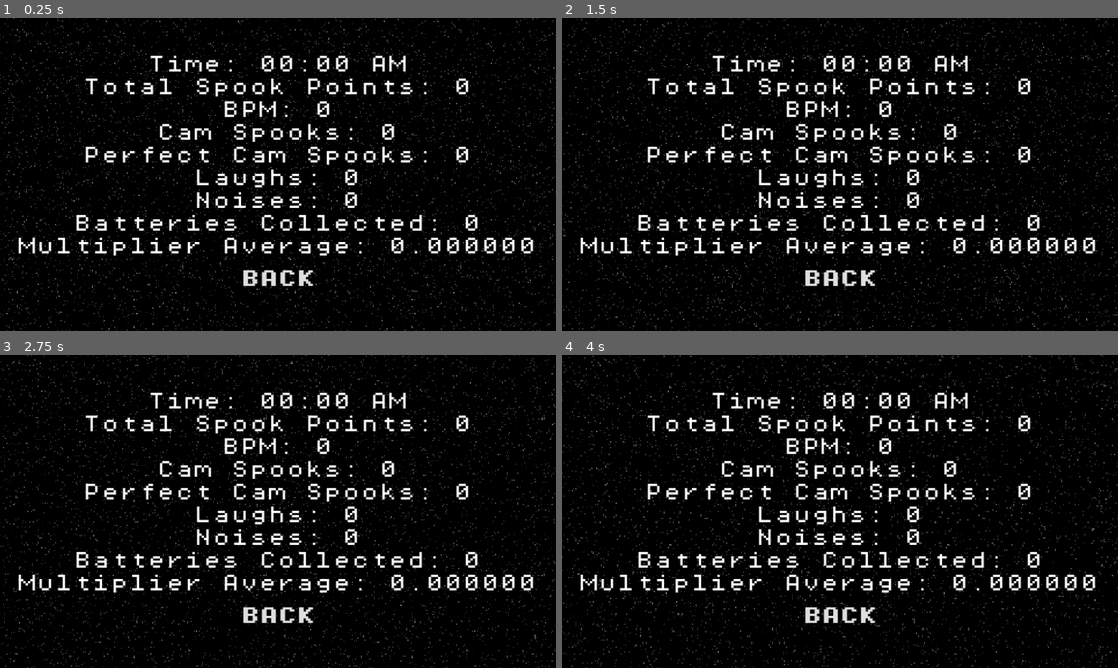
Above: before the commit, frames 1-4 (two rows, left to right).
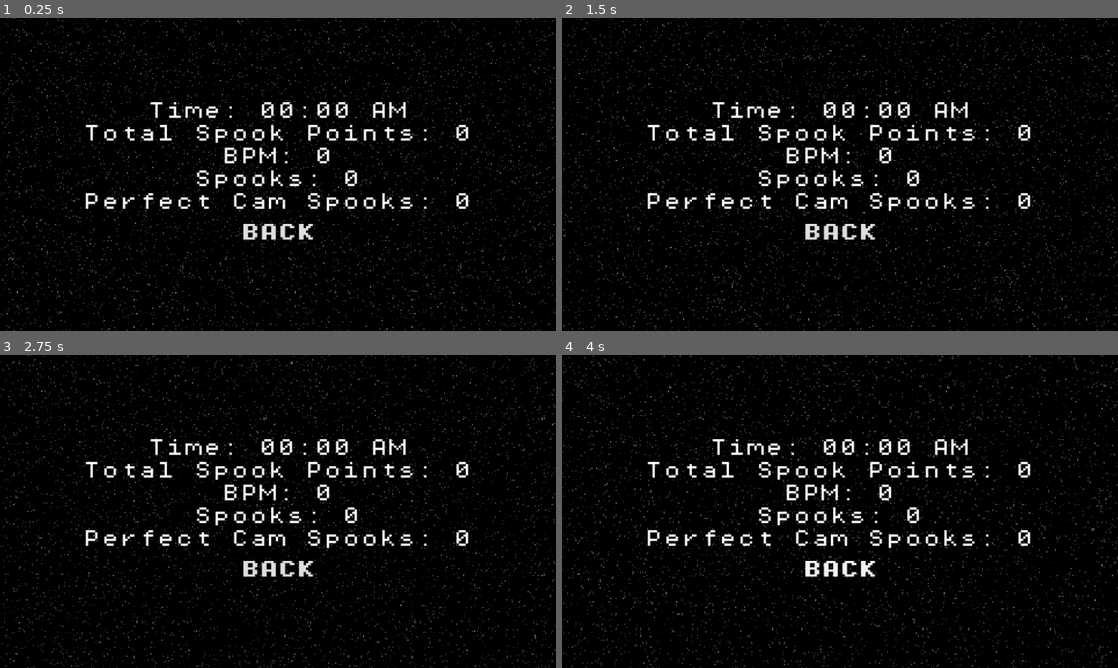
Above: after the commit, the same moments.

Repository: Byteron/NotFreddys
Game: Godot game, scene res://src/end_screen/end_screen.tscn
Same seed, same stepped clock (60 frames per second), same inputs: the game is played once before the commit and once after it. This scene is started directly instead of the project's main scene.
Inputs (mouse positions are in pixels of both pictures, inside the frame that each line leads up to):
- Up to frame 1 (0.25 s): no input
- Up to frame 2 (1.5 s): move the mouse to (962, 158) at 0.52 s; hold D (move_right) 0.53-1.28 s; hold Space (laugh) 0.53-1.28 s; move the mouse to (728, 190) at 1.27 s; hold S (move_down) from 1.28 s (still down); tap E (interact) at 1.35 s
- Up to frame 3 (2.75 s): tap Space (laugh) at 1.55 s; move the mouse to (333, 442) at 2.02 s; release S (move_down) at 2.03 s; hold D (move_right) from 2.03 s (still down); hold Space (laugh) from 2.03 s (still down)
- Up to frame 4 (4 s): move the mouse to (812, 574) at 2.77 s; release D (move_right) at 2.78 s; release Space (laugh) at 2.78 s; hold W (move_up) 2.78-3.53 s; tap Space (laugh) at 2.85, 3.8 s; move the mouse to (1006, 558) at 3.52 s; hold A (move_left) from 3.53 s (still down); hold E (interact) from 3.53 s (still down)

The runs differ from the first frame. In frame 1, 10% of the frame differs, in the area x 3-96%, y 12-86%; in frame 2, 10%; in frame 3, 10%; in frame 4, 10%.

Commit message:
condenced end screen info

Diff:
--- a/src/end_screen/end_screen.gd
+++ b/src/end_screen/end_screen.gd
@@ -23,12 +23,12 @@
 	s += "Time: %02d:%02d AM" % [hour, snapped(minute, 5)]
 	s += "\nTotal Spook Points: %d" % spook_total
 	s += "\nBPM: %d" % bpm
-	s += "\nCam Spooks: %d" % appears
+	s += "\nSpooks: %d" % (appears + laughs + noises)
 	s += "\nPerfect Cam Spooks: %d" % perfect_appears
-	s += "\nLaughs: %d" % laughs
-	s += "\nNoises: %d" % noises
-	s += "\nBatteries Collected: %d" % batteries_collected
-	s += "\nMultiplier Average: %f" % multiplier_average
+#	s += "\nLaughs: %d" % laughs
+#	s += "\nNoises: %d" % noises
+#	s += "\nBatteries Collected: %d" % batteries_collected
+#	s += "\nMultiplier Average: %f" % multiplier_average
 
 	label.text = s
 
